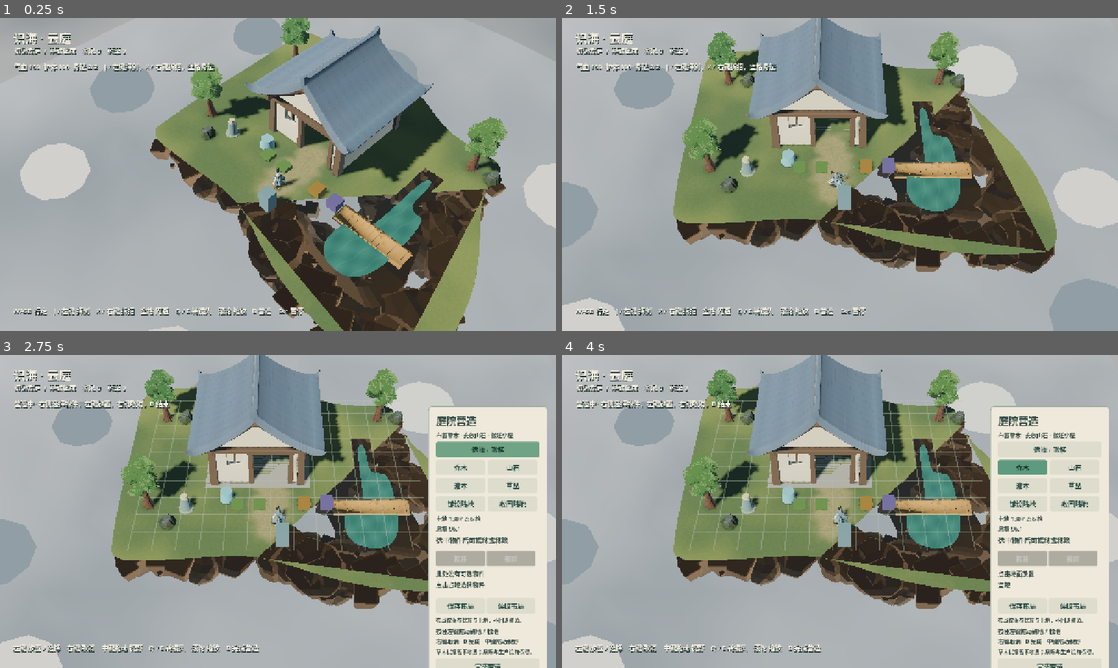
Above: before the commit, frames 1-4 (two rows, left to right).
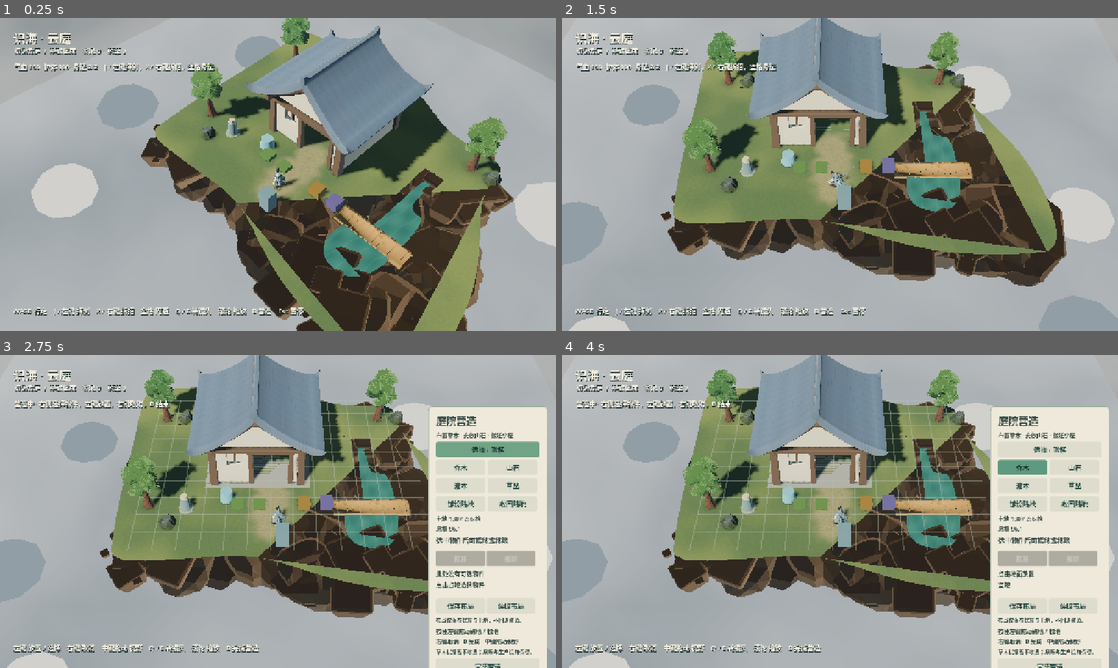
Above: after the commit, the same moments.

Repository: YI1219/Idle_and_incremental_game
Game: Godot game, scene res://scenes/play.tscn
The game is run twice, just before and just after one commit, with the same random seed, the same clock (stepped at 60 frames per second) and the same inputs.
Inputs (mouse positions are in pixels of both pictures, inside the frame that each line leads up to):
- Up to frame 1 (0.25 s): no input
- Up to frame 2 (1.5 s): tap Enter at 0.5 s; move the mouse to (962, 158) at 0.52 s; hold D (move_right) 0.53-1.25 s; hold Q (camera_left) 0.53-1.25 s; click (962, 158) at 0.67 s; tap Space at 0.77 s; drag from (728, 190) to (812, 237) at 1.27 s
- Up to frame 3 (2.75 s): move the mouse to (333, 442) at 2.02 s; hold D (move_right) from 2.03 s (still down); tap B at 2.1 s; click (333, 442) at 2.17 s
- Up to frame 4 (4 s): release D (move_right) at 2.75 s; click "选择 / 搬移" at 2.75 s; click "乔木" at 3.5 s

The runs differ from the first frame. In frame 1, 11% of the frame differs, in the area x 3-100%, y 0-100%; in frame 2, 12%, in the area x 0-100%, y 8-100%; in frame 3, 9.0%; in frame 4, 9.0%.

Commit message:
Tune rock-kit silhouette, debounce land paint, and record VM samples.
Shrink the hidden core so kit pieces form the underside, scale rocks
with island size, and keep land-cell edits immediate while the mesh
rebuild waits out a stroke.

Co-authored-by: YI <YI1219@users.noreply.github.com>

Diff:
--- a/scripts/build/builder.gd
+++ b/scripts/build/builder.gd
@@ -326,6 +326,8 @@
 	_stroke_broke=false
 	_stroke_last=Layout.NOWHERE
 	_stroke_seen.clear()
+	if island and island.terrain and island.terrain.has_method("flush_rebuild"):
+		island.terrain.flush_rebuild()
 func _input(event: InputEvent) -> void:
 	# Release must be observed even when the pointer is over UI.
 	if event is InputEventMouseButton and event.button_index==MOUSE_BUTTON_LEFT and not event.pressed:end_stroke()
--- a/scripts/world/cloud_sea.gd
+++ b/scripts/world/cloud_sea.gd
@@ -2,7 +2,7 @@
 ## Soft stylized cloud sea under the grotto islands. No distant mountains.
 ## Built as an opaque vertex-colored mesh so billows still read on software render.
 
-const SEA_Y := -4.85
+const SEA_Y := -6.15
 const SPAN := 80.0
 const RES := 48
 
@@ -45,10 +45,10 @@
 
 func _add_puffs() -> void:
 	var spots := [
-		Vector3(-10.2, -2.55, 8.4), Vector3(11.0, -2.65, 7.6), Vector3(9.2, -2.70, -8.8),
-		Vector3(-11.4, -2.60, -7.2), Vector3(2.0, -2.85, 10.6), Vector3(-3.2, -2.90, -10.2),
-		Vector3(12.8, -2.75, 1.0), Vector3(-13.4, -2.70, 2.2),
-		Vector3(-2.4, -4.25, 1.6), Vector3(2.6, -4.30, -1.4),
+		Vector3(-10.2, -4.15, 8.4), Vector3(11.0, -4.25, 7.6), Vector3(9.2, -4.30, -8.8),
+		Vector3(-11.4, -4.20, -7.2), Vector3(2.0, -4.45, 10.6), Vector3(-3.2, -4.50, -10.2),
+		Vector3(12.8, -4.35, 1.0), Vector3(-13.4, -4.30, 2.2),
+		Vector3(-2.4, -5.55, 1.6), Vector3(2.6, -5.60, -1.4),
 	]
 	for i in spots.size():
 		var puff := MeshInstance3D.new()
--- a/scripts/world/island_geometry.gd
+++ b/scripts/world/island_geometry.gd
@@ -322,16 +322,16 @@
 	return st.commit()
 
 
-static func build_core(outline: PackedVector2Array, high_detail: bool = true, bottom: float = -5.05) -> ArrayMesh:
+static func build_core(outline: PackedVector2Array, high_detail: bool = true, bottom: float = -4.35) -> ArrayMesh:
 	var st := SurfaceTool.new()
 	st.begin(Mesh.PRIMITIVE_TRIANGLES)
 	if outline.size() < 3:
 		return st.commit()
 	var mid := centroid2(outline)
-	var segs := 24 if high_detail else 12
-	var rim := _resample(scale_from_centroid(outline, 0.76), segs)
-	var waist := _resample(scale_from_centroid(outline, 0.40), segs)
-	var top_y := -0.62
+	var segs := 20 if high_detail else 10
+	var rim := _resample(scale_from_centroid(outline, 0.38), segs)
+	var waist := _resample(scale_from_centroid(outline, 0.16), segs)
+	var top_y := -1.15
 	var mid_y := (top_y + bottom) * 0.48
 	var tris: Array = []
 	_stitch_rings(tris, rim, top_y, 0.0, waist, mid_y, 0.0)
--- a/scripts/world/river_terrain.gd
+++ b/scripts/world/river_terrain.gd
@@ -103,7 +103,7 @@
 
 
 func island_count() -> int:
-	return island_cache.size()
+	return IslandGeometry.components(land_cells).size()
 
 
 func island_disks() -> Array[Vector4]:
@@ -315,11 +315,13 @@
 	var pieces := 0
 	var tris := 0
 	var draw := 0
-	for row in island_cache.values():
-		var rocks: Dictionary = row.get("rocks", {})
-		pieces += int(rocks.get("piece_count", 0))
-		tris += RockUnderside.triangle_count(rocks)
 	for child in _islands_root.get_children():
+		var state: Dictionary = child.get("rock_state") if child.get("rock_state") != null else {}
+		if state.is_empty():
+			var key := int(child.get("island_hash"))
+			state = island_cache.get(key, {}).get("rocks", {})
+		pieces += int(state.get("piece_count", 0))
+		tris += RockUnderside.triangle_count(state)
 		var kit := child.get_node_or_null("RockKit")
 		if kit:
 			for mmi in kit.get_children():
@@ -329,7 +331,7 @@
 		draw += 1
 		tris += int(_cliff_mesh.mesh.get_faces().size() / 3)
 	return {
-		"islands": island_cache.size(),
+		"islands": island_count(),
 		"pieces": pieces,
 		"triangles": tris,
 		"draw_calls": draw,
--- a/scripts/world/rock_underside.gd
+++ b/scripts/world/rock_underside.gd
@@ -5,10 +5,10 @@
 
 ## s, top y, target width, scale min/max, z-stretch min/max, tilt deg, spacing, pool, protrude
 const RINGS := [
-	[1.028, -0.045, 2.50, 0.78, 1.32, 0.86, 1.22, 10.0, 0.58, "rim", 0.34],
-	[0.78, -1.20, 2.20, 0.80, 1.18, 1.00, 1.25, 16.0, 0.66, "rim+mid", 0.0],
-	[0.56, -2.25, 1.95, 0.80, 1.12, 1.00, 1.28, 20.0, 0.70, "mid+rim", 0.0],
-	[0.34, -3.25, 1.65, 0.80, 1.08, 1.05, 1.30, 24.0, 0.76, "mid", 0.0],
+	[1.04, -0.02, 2.85, 0.78, 1.34, 0.55, 0.78, 9.0, 0.52, "rim", 0.42],
+	[0.80, -1.15, 2.45, 0.80, 1.22, 0.95, 1.20, 14.0, 0.60, "rim+mid", 0.06],
+	[0.58, -2.20, 2.15, 0.80, 1.16, 1.05, 1.32, 18.0, 0.64, "mid+rim", 0.0],
+	[0.36, -3.20, 1.85, 0.80, 1.12, 1.10, 1.38, 22.0, 0.70, "mid", 0.0],
 ]
 const JITTER_ARC := 0.28
 const JITTER_RADIAL := 0.18
@@ -24,6 +24,7 @@
 	RockKit.ensure()
 	var mid := _centroid(outline)
 	var ring_limit := FAR_RINGS if far else RINGS.size()
+	var boost := _size_boost(outline, mid)
 	var old_slots: Array = prev.get("slots", [])
 	var by_key: Dictionary = {}
 	for slot in old_slots:
@@ -50,10 +51,10 @@
 			elif String(slot["piece"]) == last_piece and names.size() > 1:
 				slot["piece"] = _pick_piece(names, last_piece, seed, ri, i)
 			last_piece = String(slot["piece"])
-			slot["xf"] = _ring_transform(slot, ring, mid, start, per, count, seed, row)
+			slot["xf"] = _ring_transform(slot, ring, mid, start, per, count, seed, row, boost)
 			slot["jitter"] = _unit(seed, ri, i + 17)
 			slots.append(slot)
-	var tips := _tips(outline, mid, seed, far, _lowest_ring_top(ring_limit))
+	var tips := _tips(outline, mid, seed, far, _lowest_ring_top(ring_limit), boost)
 	for tip in tips:
 		slots.append(tip)
 	var roots: Array = []
@@ -94,7 +95,7 @@
 	return total
 
 
-static func _ring_transform(slot: Dictionary, ring: PackedVector2Array, mid: Vector2, start: float, per: float, count: int, seed: int, row: Array) -> Transform3D:
+static func _ring_transform(slot: Dictionary, ring: PackedVector2Array, mid: Vector2, start: float, per: float, count: int, seed: int, row: Array, boost: float) -> Transform3D:
 	var i := int(slot["slot"])
 	var u0 := _unit(seed, int(slot["ring"]), i)
 	var u1 := _unit(seed, int(slot["ring"]), i + 31)
@@ -109,7 +110,7 @@
 	var tan: Vector2 = hit[2]
 	var info: Dictionary = RockKit.piece(String(slot["piece"]))
 	var pw := float(info.get("width", 1.0))
-	var s := float(row[2]) / maxf(pw, 0.2) * lerpf(float(row[3]), float(row[4]), u1)
+	var s := float(row[2]) * boost / maxf(pw, 0.2) * lerpf(float(row[3]), float(row[4]), u1)
 	var zs := lerpf(float(row[5]), float(row[6]), u2)
 	var half := pw * s * 0.5
 	var inward := -nrm
@@ -120,7 +121,7 @@
 	return _compose(info, Vector3(pos2.x, top_y, pos2.y), yaw, s, zs, Vector3(tan.x, 0.0, tan.y), tilt, Vector3(inward.x, 0.0, inward.y))
 
 
-static func _tips(outline: PackedVector2Array, mid: Vector2, seed: int, far: bool, lowest_top: float) -> Array:
+static func _tips(outline: PackedVector2Array, mid: Vector2, seed: int, far: bool, lowest_top: float, boost: float = 1.0) -> Array:
 	if far:
 		return []
 	var pool := RockKit.pool("mid")
@@ -142,7 +143,7 @@
 		var rad := lerpf(0.15, 0.55, u0) if i == 0 else lerpf(0.85, 1.85, u1)
 		var pos := Vector3(mid.x + cos(ang) * rad, 0.0, mid.y + sin(ang) * rad)
 		pos.y = lowest_top - (0.90 if i == 0 else lerpf(0.35, 1.15, u2))
-		var width := lerpf(1.7, 2.35, u1) * (1.0 if i == 0 else 0.68)
+		var width := lerpf(1.7, 2.35, u1) * boost * (1.0 if i == 0 else 0.68)
 		var s := width / maxf(float(info.get("width", 1.0)), 0.2)
 		var zs := lerpf(0.70, 0.92, u2) * (1.0 if i == 0 else 0.74)
 		var out_dir := Vector3(cos(ang), 0.0, sin(ang))
@@ -169,7 +170,7 @@
 		var xf: Transform3D = pick["xf"]
 		var yaw := _unit(seed, 30, j + 5) * TAU
 		var scale := lerpf(0.85, 1.25, _unit(seed, 30, j + 9))
-		var origin: Vector3 = xf.origin + Vector3(0.0, -0.35, 0.0)
+		var origin: Vector3 = xf.origin + Vector3(0.0, -0.15, 0.0) + xf.basis.z * 0.15
 		var basis := Basis(Vector3.UP, yaw).scaled(Vector3(scale, scale, scale))
 		out.append(Transform3D(basis, origin))
 	return out
@@ -263,6 +264,13 @@
 	return s / float(maxi(poly.size(), 1))
 
 
+static func _size_boost(poly: PackedVector2Array, mid: Vector2) -> float:
+	var reach := 0.0
+	for p in poly:
+		reach = maxf(reach, p.distance_to(mid))
+	return clampf(reach / 6.5, 0.92, 2.15)
+
+
 static func _perimeter(poly: PackedVector2Array) -> float:
 	var L := 0.0
 	for i in poly.size():
--- a/tests/capture_island_style.gd
+++ b/tests/capture_island_style.gd
@@ -40,12 +40,12 @@
 	if builder:
 		builder.set_active(false)
 	rig.set_physics_process(false)
-	var look := Vector3(0.6, -3.15, -1.0)
-	var from := Vector3(-18.5, -0.85, 13.4)
+	var look := Vector3(0.4, -2.2, -0.4)
+	var from := Vector3(-17.5, 0.55, 12.8)
 	rig.global_transform = Transform3D(Basis.looking_at(look - from, Vector3.UP), from)
 	var camera := rig.get_node_or_null("Camera3D") as Camera3D
 	if camera:
-		camera.fov = 42
+		camera.fov = 40
 	await shot("res://art/review/island_style/2026-10-02/underside_low.png")
 
 	var terrain: Node3D = island.terrain
@@ -62,11 +62,11 @@
 	look = Vector3(0.0, -1.2, 0.0)
 	rig.global_transform = Transform3D(Basis.looking_at(look - from, Vector3.UP), from)
 	await shot("res://art/review/island_style/2026-10-02/large_island.png")
-	from = Vector3(-22.0, -0.4, 18.0)
-	look = Vector3(0.5, -3.4, 0.0)
+	from = Vector3(-24.0, 0.8, 20.0)
+	look = Vector3(0.5, -2.6, 0.0)
 	rig.global_transform = Transform3D(Basis.looking_at(look - from, Vector3.UP), from)
 	if camera:
-		camera.fov = 40
+		camera.fov = 38
 	await shot("res://art/review/island_style/2026-10-02/large_island_underside.png")
 
 	var offsets := [
--- a/tests/rockkit_bench.gd
+++ b/tests/rockkit_bench.gd
@@ -13,6 +13,7 @@
 
 
 func run() -> void:
+	print("rockkit_bench: start")
 	RockKit.ensure()
 	var lines: PackedStringArray = []
 	lines.append("Rock-kit underside benchmark")
@@ -24,20 +25,23 @@
 	root.add_child(terrain)
 	await process_frame
 
+	print("rockkit_bench: playable")
 	var starter := _rect(-6, 7, -6, 4)
 	terrain.configure(starter)
-	await _settle(4)
-	var playable := terrain.rock_stats()
-	lines.append(_block("playable courtyard (~130 cells, 1 island)", playable, await _frame_sample(24)))
+	await _settle(8)
+	var playable: Dictionary = terrain.rock_stats()
+	lines.append(_block("playable courtyard (~130 cells, 1 island)", playable, await _frame_sample(12)))
 
+	print("rockkit_bench: 4x island")
 	var large := _rect(-12, 12, -11, 11)
 	var t0 := Time.get_ticks_usec()
 	terrain.configure(large)
 	var large_build_ms := float(Time.get_ticks_usec() - t0) / 1000.0
-	await _settle(4)
-	var large_stats := terrain.rock_stats()
+	print("rockkit_bench: 4x build %.1f ms" % large_build_ms)
+	await _settle(2)
+	var large_stats: Dictionary = terrain.rock_stats()
 	large_stats["build_ms"] = large_build_ms
-	lines.append(_block("4x-area island (%d cells, 1 island)" % large.size(), large_stats, await _frame_sample(24)))
+	lines.append(_block("4x-area island (%d cells, 1 island)" % large.size(), large_stats, await _frame_sample(12)))
 
 	var grow_cell := Vector2i(12, 0)
 	terrain.land_cells[grow_cell] = true
@@ -57,15 +61,17 @@
 	for off in offsets:
 		for cell in _rect(off.x, off.x + 5, off.y, off.y + 4):
 			multi.append(cell)
+	print("rockkit_bench: multi island")
 	t0 = Time.get_ticks_usec()
 	terrain.configure(multi)
 	var multi_build_ms := float(Time.get_ticks_usec() - t0) / 1000.0
-	await _settle(6)
+	print("rockkit_bench: multi build %.1f ms" % multi_build_ms)
+	await _settle(2)
 	var far := Vector3(80, 12, 80)
 	if terrain.has_method("refresh_lod"):
 		terrain.refresh_lod(far)
 	await _settle(4)
-	var multi_stats := terrain.rock_stats()
+	var multi_stats: Dictionary = terrain.rock_stats()
 	multi_stats["build_ms"] = multi_build_ms
 	lines.append(_block("4x island + 7 satellites (%d cells, %d islands)" % [multi.size(), int(multi_stats.get("islands", 0))], multi_stats, await _frame_sample(24)))
 
@@ -73,7 +79,7 @@
 	if terrain.has_method("refresh_lod"):
 		terrain.refresh_lod(near)
 	await _settle(4)
-	var near_stats := terrain.rock_stats()
+	var near_stats: Dictionary = terrain.rock_stats()
 	lines.append(_block("same 8 islands, camera near the main island", near_stats, await _frame_sample(24)))
 
 	DirAccess.make_dir_recursive_absolute("res://art/review/island_style/2026-10-02")
@@ -97,7 +103,7 @@
 		"build_ms=%s  last_rock_rebuild_ms=%s" % [
 			stats.get("build_ms", "-"), stats.get("rebuild_ms", 0),
 		],
-		"process_ms avg/max=%.2f/%.2f  render_ms avg/max=%.2f/%.2f  fps_est=%.1f" % [
+		"process_ms avg/max=%.2f/%.2f  physics_ms avg/max=%.2f/%.2f  fps_est=%.1f" % [
 			frames["process_avg"], frames["process_max"],
 			frames["render_avg"], frames["render_max"],
 			frames["fps"],
@@ -118,17 +124,12 @@
 	var prims := 0.0
 	for i in n:
 		await process_frame
-		await RenderingServer.frame_post_draw
 		var p := 1000.0 * float(Performance.get_monitor(Performance.TIME_PROCESS))
 		var r := 1000.0 * float(Performance.get_monitor(Performance.TIME_PHYSICS_PROCESS))
-		# TIME_PHYSICS_PROCESS is not GPU. Prefer render objects as a stand-in.
-		var render_ms := p
-		if ClassDB.class_has_enum("Performance", "Monitor"):
-			pass
 		process_sum += p
 		process_max = maxf(process_max, p)
-		render_sum += render_ms
-		render_max = maxf(render_max, render_ms)
+		render_sum += r
+		render_max = maxf(render_max, r)
 		draws += float(Performance.get_monitor(Performance.RENDER_TOTAL_DRAW_CALLS_IN_FRAME))
 		prims += float(Performance.get_monitor(Performance.RENDER_TOTAL_PRIMITIVES_IN_FRAME))
 	var avg_p := process_sum / float(n)
Not shown, changed: art/review/island_style/2026-10-02/review.md
